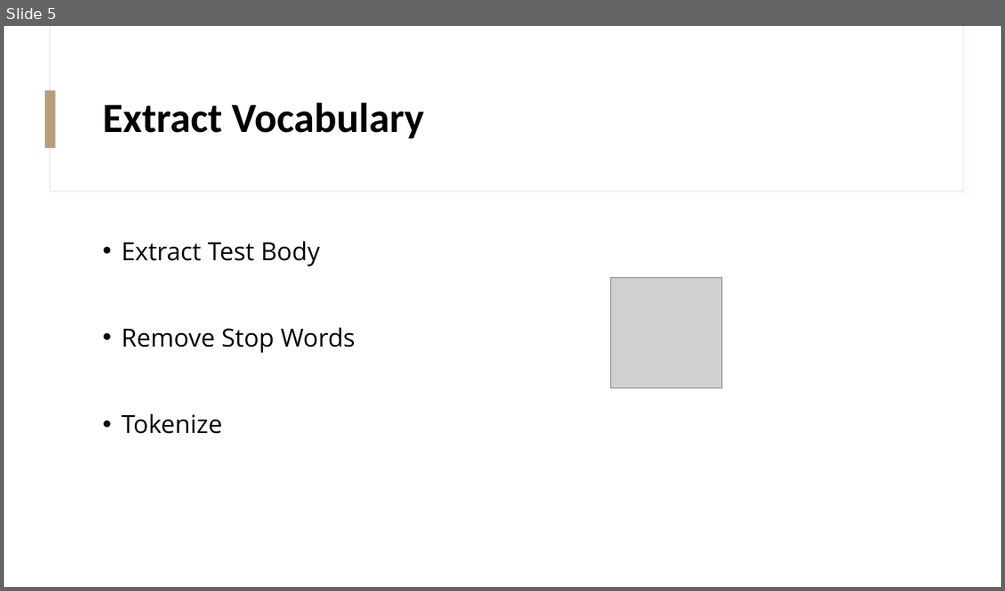
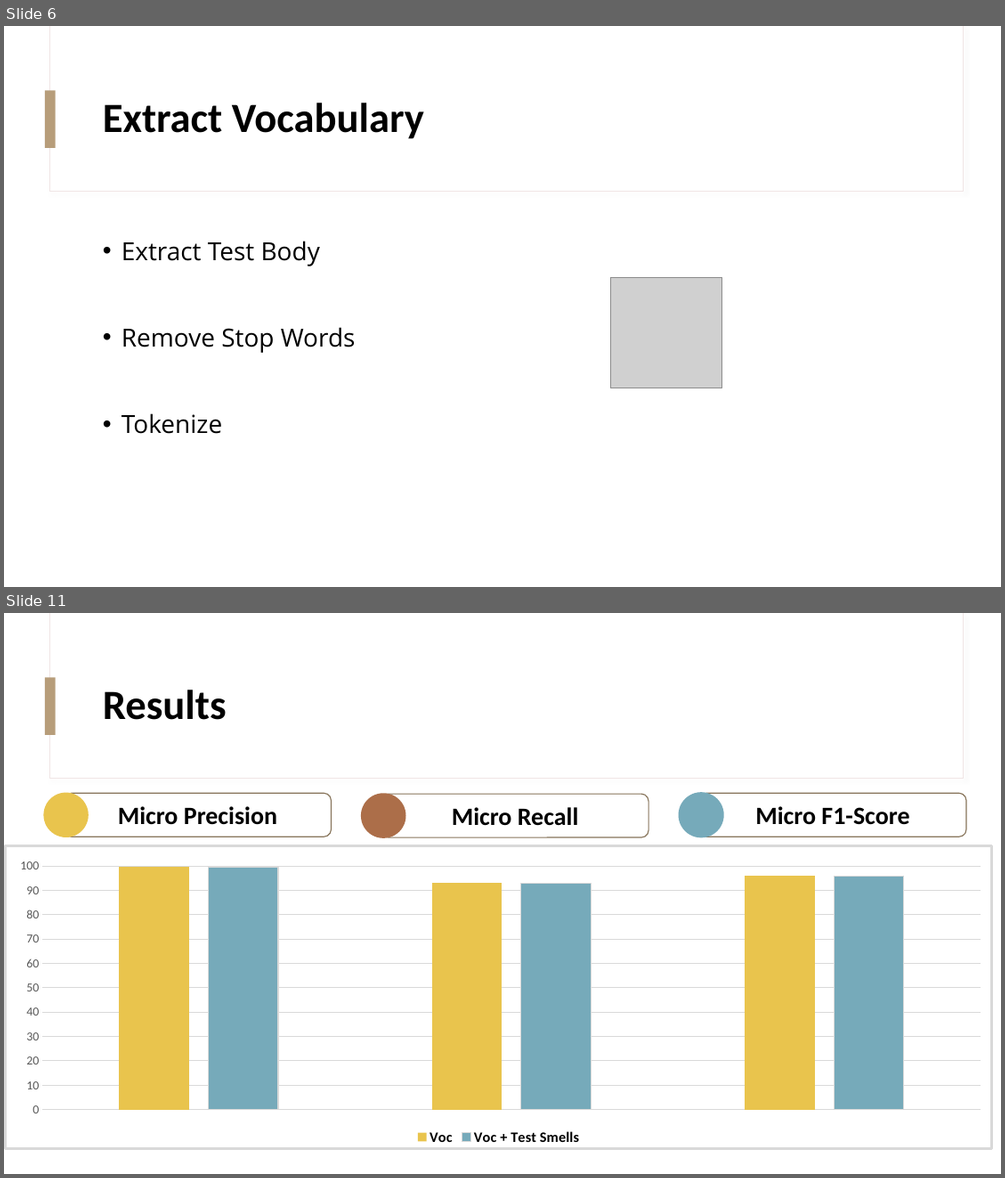
Before and after one commit to KhaledBadran/SOEN7481_Project, a slide deck: A Combined Approach to Detect a Flaky Tests in Python Presentation.pptx. Shown one above the other, each under a label of ours: slide 5 before the commit, slides 6 and 11 after it; the slides between them are not shown. The pictures are 1005x591 and 1005x1178 pixels, drawn with LibreOffice and Linux fonts; fonts in the diff are those of the drawing; grey boxes stand for pictures. Boxes give left, top, right and bottom in pixels: in the first picture for what was removed or moved away, otherwise in the second. Text is boxed around its words. In the diff, an @@ line names an element or a change of style, - is before the commit and + after.

```diff
--- a/A Combined Approach to Detect a Flaky Tests in Python Presentation.pptx
+++ b/A Combined Approach to Detect a Flaky Tests in Python Presentation.pptx
@@ slide 11 added at bbox=[4, 613, 1001, 1174], background #FFFFFF; not listed: 3 template elements that a slide beside it also shows @@
@@ title added at bbox=[103, 690, 226, 720], 40 pt, text #000000, bold @@
+Results
@@ ellipse added at bbox=[44, 793, 89, 837], fill #E9C44D @@
@@ rounded rectangle added at bbox=[65, 793, 332, 836], outline #87745A 1 pt, 24 pt, text #000000, bold @@
+Micro Precision
@@ ellipse added at bbox=[361, 793, 405, 838], fill #AC6E49 @@
@@ rounded rectangle added at bbox=[381, 794, 648, 837], outline #87745A 1 pt, 24 pt, text #000000, bold @@
+Micro Recall
@@ ellipse added at bbox=[679, 793, 724, 838], fill #76AABA @@
@@ rounded rectangle added at bbox=[699, 793, 966, 836], outline #87745A 1 pt, 24 pt, text #000000, bold @@
+Micro F1-Score
@@ column chart added at bbox=[4, 844, 994, 1151] @@
+categories: 1, 2, 3
+Voc: 100, 93, 96
+Voc + Test Smells: 99, 93, 96
@@ what was slide 5 is now slide 6 @@
```
Also in this commit, not shown: 2 slides changed, 9 other slides added, 1 slide removed.
